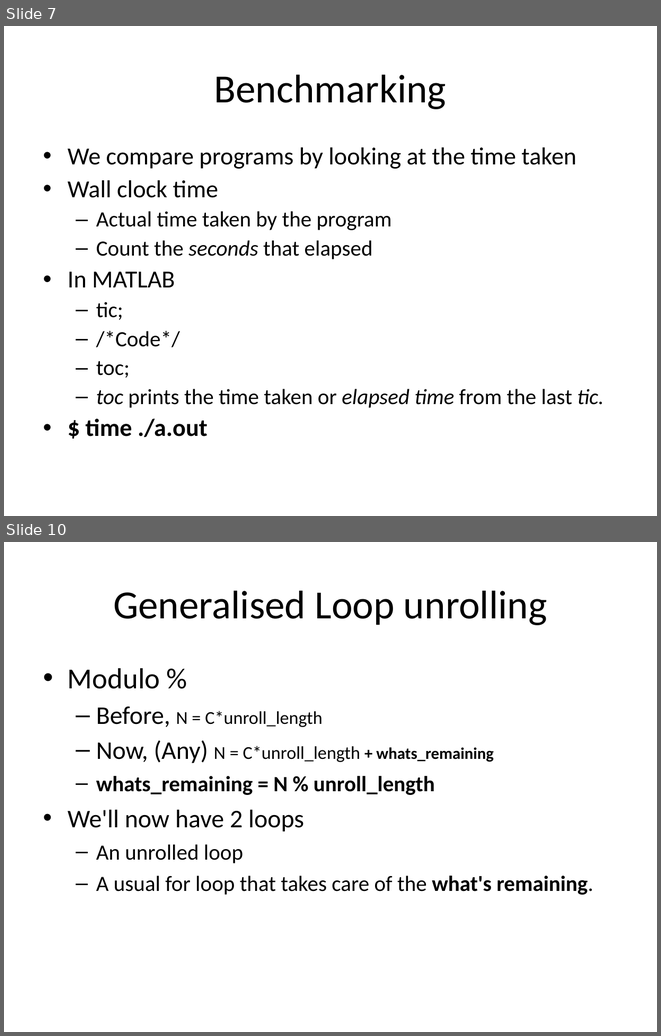
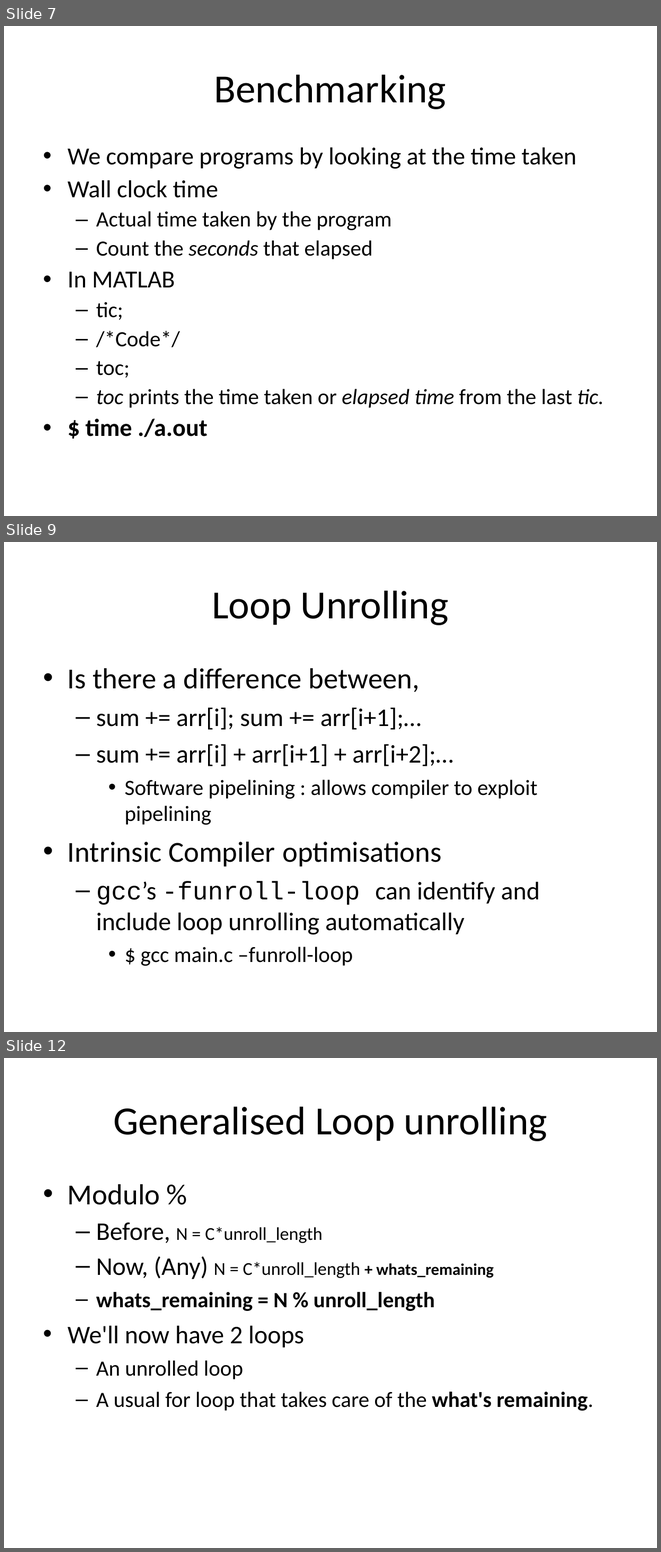
Before and after one commit to singam-sanjay/ACM-BPHC_IntroToParProg, a slide deck: Presentations/Summation.ppt. Shown one above the other, each under a label of ours: slides 7 and 10 before the commit, slides 7, 9 and 12 after it; the slides between them are not shown. The pictures are 661x1036 and 661x1552 pixels, drawn with LibreOffice and Linux fonts; fonts in the diff are those of the drawing. Boxes give left, top, right and bottom in pixels: in the first picture for what was removed or moved away, otherwise in the second. Text is boxed around its words. In the diff, an @@ line names an element or a change of style, - is before the commit and + after.

```diff
--- a/Presentations/Summation.ppt
+++ b/Presentations/Summation.ppt
@@ slide 9 added at bbox=[4, 542, 657, 1032], background #FFFFFF @@
@@ title added at bbox=[212, 590, 449, 625], 44 pt, text #000000 @@
+Loop Unrolling
@@ text added at bbox=[68, 668, 540, 965], 28 pt, text #000000 @@
+• Is there a difference between,
+  – sum += arr[i]; sum += arr[i+1];…
+  – sum += arr[i] + arr[i+1] + arr[i+2];…
+    • Software pipelining : allows compiler to exploit pipelining
+• Intrinsic Compiler optimisations
+  – gcc’s -funroll-loop can identify and include loop unrolling automatically
+    • $ gcc main.c –funroll-loop
@@ what was slide 10 is now slide 12 @@
```
Also in this commit, not shown: 2 slides changed, 1 other slide added, 4 other files.
